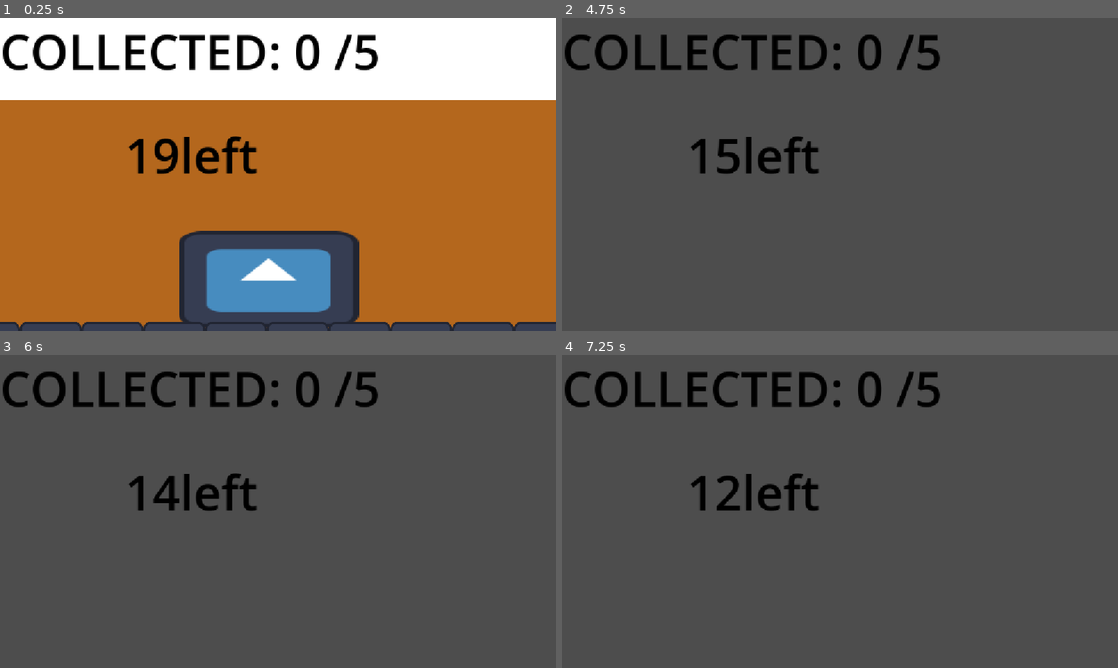
Above: before the commit, frames 1-4 (two rows, left to right).
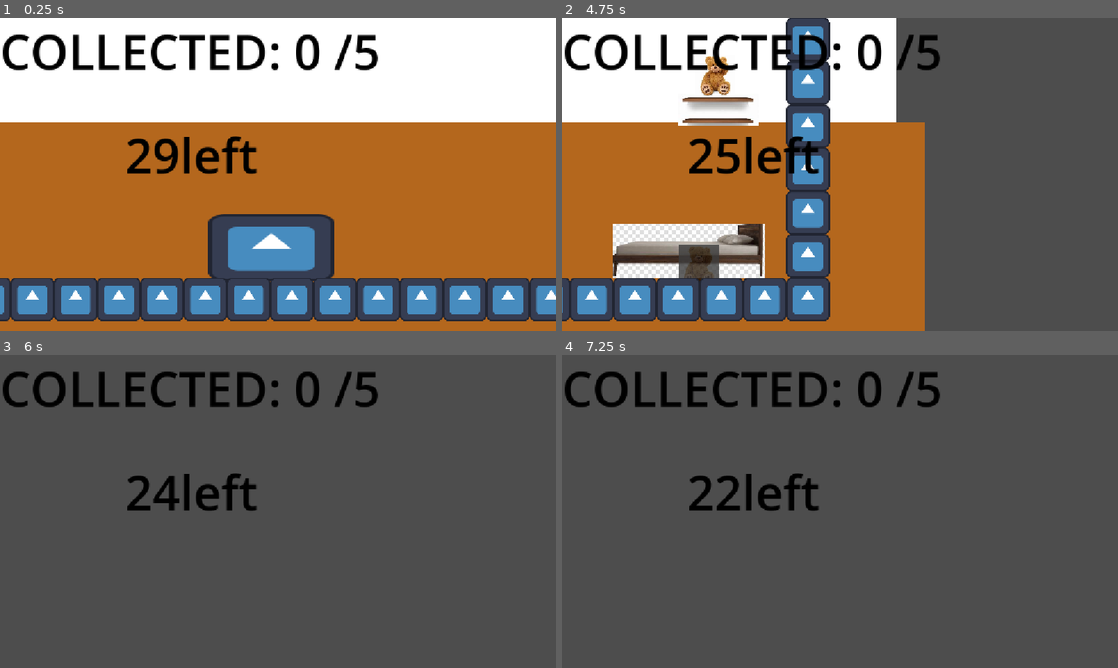
Above: after the commit, the same moments.

Repository: thatonegoofygoober/i-want-my-toys
Game: Godot game, scene res://levels/level_1.tscn
Two runs of this game, one before a commit and one after it. Both use one fixed random seed, a clock stepped at 60 frames per second and the inputs below. The engine's default icon, where the game draws it, is replaced by a stand-in: a white triangle on a blue panel in a dark square.
Inputs (mouse positions are in pixels of both pictures, inside the frame that each line leads up to):
- Up to frame 1 (0.25 s): no input
- Up to frame 2 (4.75 s): tap Enter at 0.5, 2.75 s; move the mouse to (962, 158) at 0.52 s; hold D (RIGHT) 0.53-1.28 s; move the mouse to (728, 190) at 1.27 s; hold S (DOWN) 1.28-2.03 s; tap Space at 2, 3.5 s; move the mouse to (895, 105) at 2.02 s; hold D (RIGHT) 2.03-2.78 s; move the mouse to (812, 237) at 2.77 s; hold W (UP) 2.78-3.53 s; move the mouse to (1006, 221) at 3.52 s; hold A (LEFT) from 3.53 s (still down); move the mouse to (673, 127) at 4.27 s
- Up to frame 3 (6 s): move the mouse to (305, 511) at 5.02 s; release A (LEFT) at 5.03 s; hold S (DOWN) 5.03-5.78 s; tap Enter at 5.75 s; move the mouse to (194, 433) at 5.77 s; hold D (RIGHT) from 5.78 s (still down)
- Up to frame 4 (7.25 s): tap Space at 6.5 s; move the mouse to (962, 495) at 6.52 s; release D (RIGHT) at 6.53 s; hold W (UP) from 6.53 s (still down)

The runs differ from the first frame. In frame 1, 27% of the frame differs, in the area x 0-100%, y 26-100%; in frame 2, 55%, in the area x 0-66%, y 0-100%; in frame 3, 0.2%; in frame 4, 0.2%.

Commit message:
idk im tierd

Diff:
--- a/camera_2d.gd
+++ b/camera_2d.gd
@@ -11,5 +11,9 @@
 	if dire:
 		position += dire * speed
 
+
+
+
+
 func _physics_process(delta: float) -> void:
 	_cam_move()
--- a/levels/level_1.tscn
+++ b/levels/level_1.tscn
@@ -1148,7 +1148,8 @@
 
 [node name="Camera2D" parent="." unique_id=691893083 instance=ExtResource("7_l53as")]
 position = Vector2(583, 383)
-position_smoothing_enabled = true
+zoom = Vector2(0.7, 0.7)
+position_smoothing_speed = 0.0
 
 [node name="Control" type="Control" parent="Camera2D" unique_id=84199633]
 layout_mode = 3
--- a/scripts/level_1.gd
+++ b/scripts/level_1.gd
@@ -1,7 +1,7 @@
 extends Node2D
 @export var collected : int = clamp(0,0,max_co)
 @export var max_co : int = 4
-var time : float = clamp(20,0,20)
+@export var time : float = clamp(30,0,30)
 @onready var co_text = $Camera2D/Control/CanvasLayer/Label
 @onready var count_text = $Camera2D/Control/CanvasLayer/Label2
 func _process(delta: float) -> void:
@@ -13,7 +13,7 @@
 
 func _countdown(t):
 	time -= t
-	time = clamp(time,0,20)
+	time = clamp(time,0,30)
 
 	count_text.text = str(int(time),"left")
 	if time == 0 and collected <max_co:
